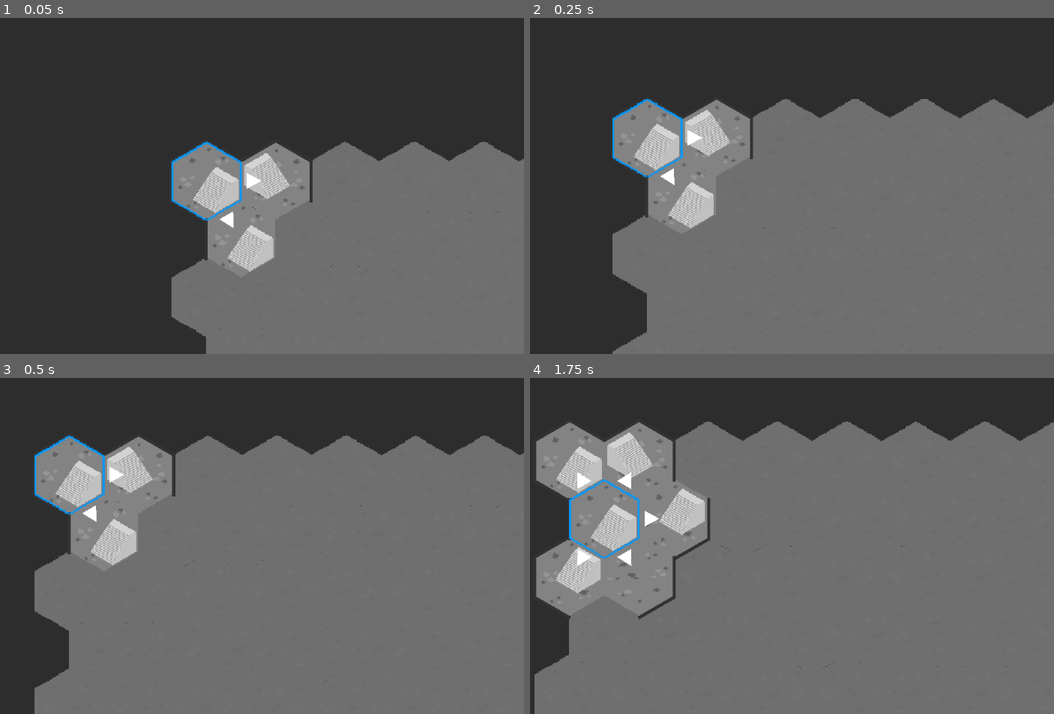
Above: before the commit, frames 1-4 (two rows, left to right).
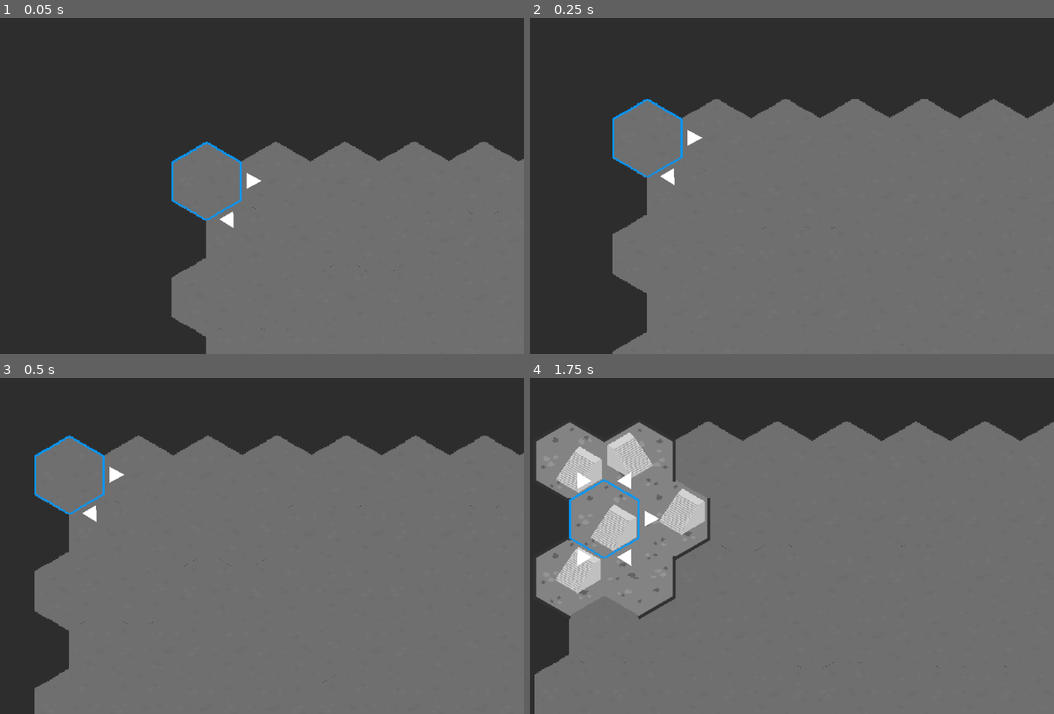
Above: after the commit, the same moments.

Repository: TeodorVecerdi/godot_intake_remake
Game: Godot game, scene res://Scenes/HexGrid.tscn
The game is run twice, just before and just after one commit, with the same random seed, the same clock (stepped at 60 frames per second) and the same inputs.
Inputs:
- Up to frame 1 (0.05 s): no input
- Up to frame 2 (0.25 s): no input
- Up to frame 3 (0.5 s): no input
- Up to frame 4 (1.75 s): tap Enter at 0.5 s; hold D 0.53-1.28 s; hold E 0.53-1.28 s; hold A from 1.28 s (still down); tap C at 1.35 s

The runs differ from the first frame. In frame 1, 2.6% of the frame differs, in the area x 33-60%, y 36-76%; in frame 2, 2.6%; in frame 3, 2.6%; in frame 4, nothing differs.

Commit message:
Fix cyclic resource inclusion in player script

Diff:
--- a/Scripts/Player.gd
+++ b/Scripts/Player.gd
@@ -1,7 +1,7 @@
 extends Sprite
 class_name PlayerController
 
-onready var Grid: HexGrid = $".".get_parent() as HexGrid
+onready var Grid = $".".get_parent()
 onready var Arrows = [
 	$Arrows/arrow_up_right,
 	$Arrows/arrow_right,
@@ -28,8 +28,6 @@
 func load():
 	updateValidMoves()
 	updateArrows()
-
-	Grid.showNeighbours(0, 0)
 
 
 func _input(event):
